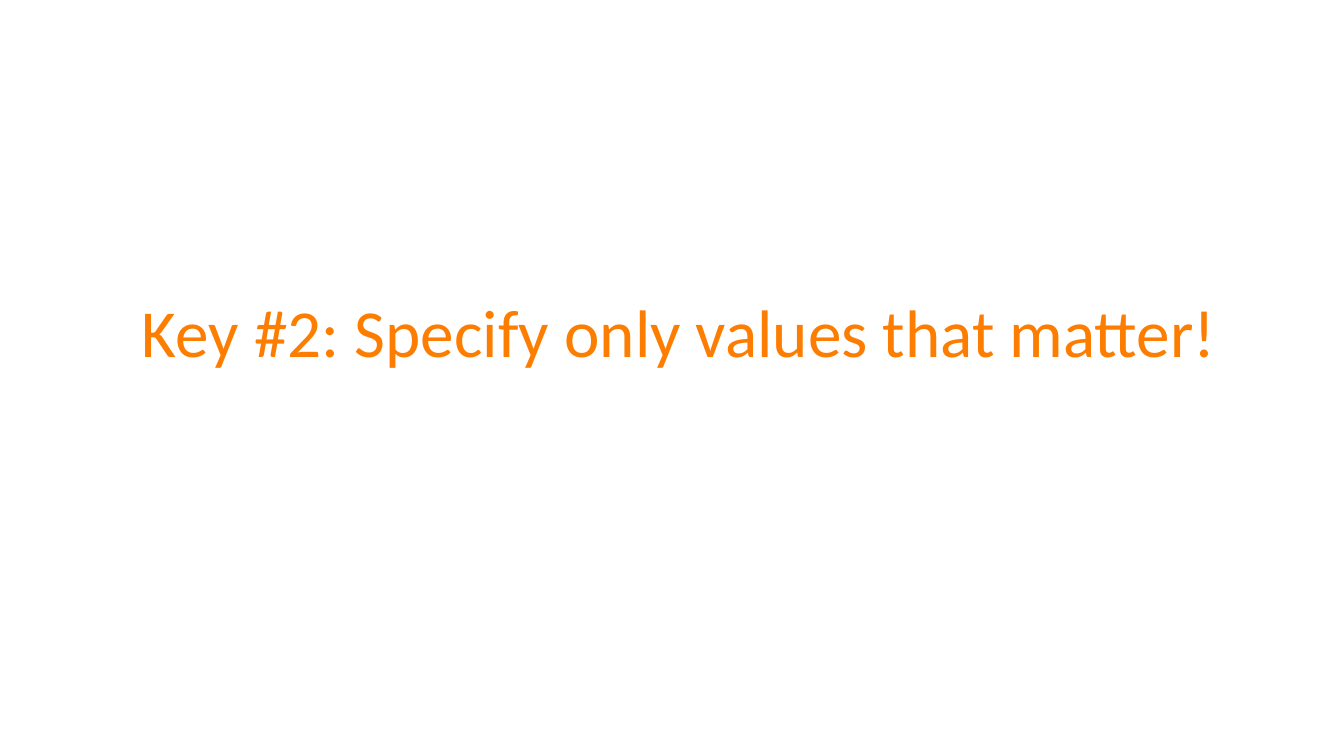
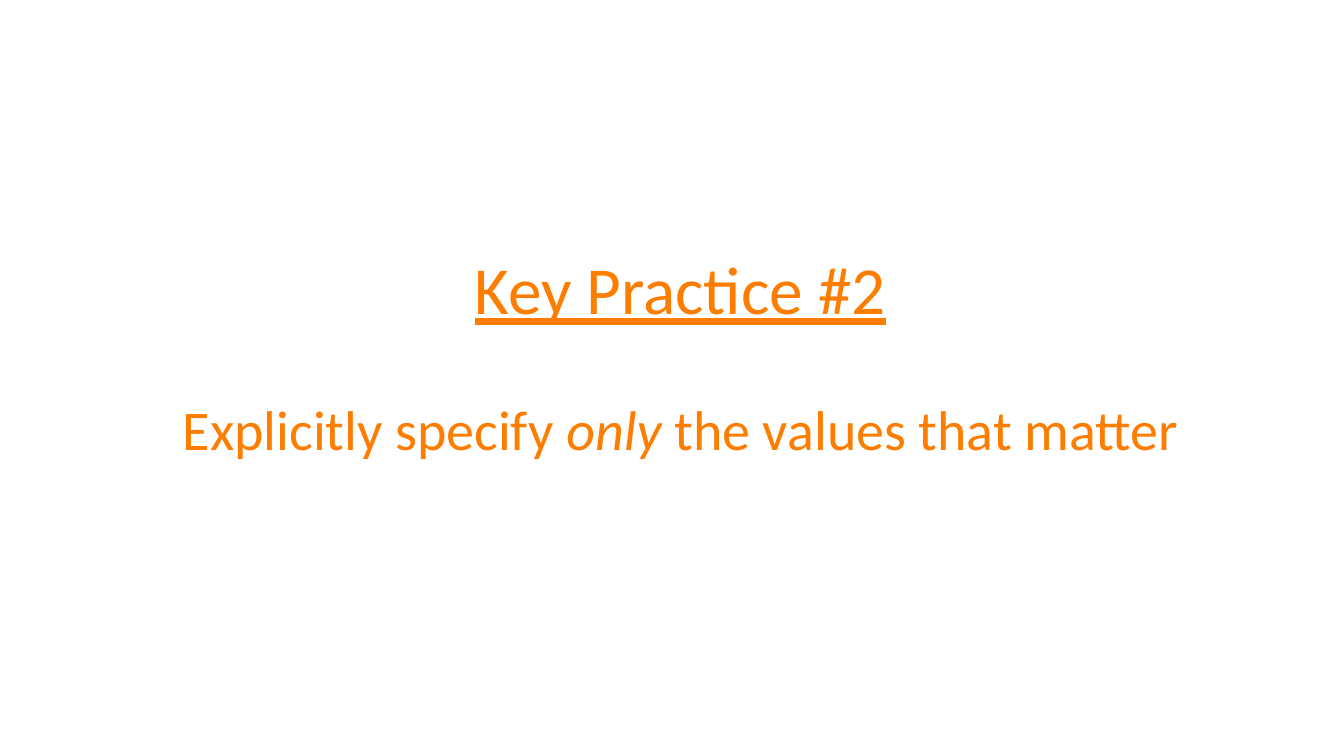
Before and after one commit to spetryjohnson/Talk-Patterns_of_Effective_Test_Setup, a slide deck: slide 34 of POETS - CodeMash 2017.pptx (slide 33 before the commit). Drawn at 1344x756 pixels with LibreOffice and Linux fonts; fonts in the diff are those of the drawing. Boxes give left, top, right and bottom in pixels: in the first picture for what was removed or moved away, otherwise in the second. Text is boxed around its words. In the diff, an @@ line names an element or a change of style, - is before the commit and + after.

```diff
--- a/POETS - CodeMash 2017.pptx
+++ b/POETS - CodeMash 2017.pptx
@@ title at [183,267,1177,459]: text changed; size 48 to 40 pt @@
-Key #2: Specify only values that matter!
+Key Practice #2
+Explicitly specify only the values that matter
```
Also in this commit, not shown: 14 other slides changed, 12 slides added, 11 slides removed, 1 other file.
